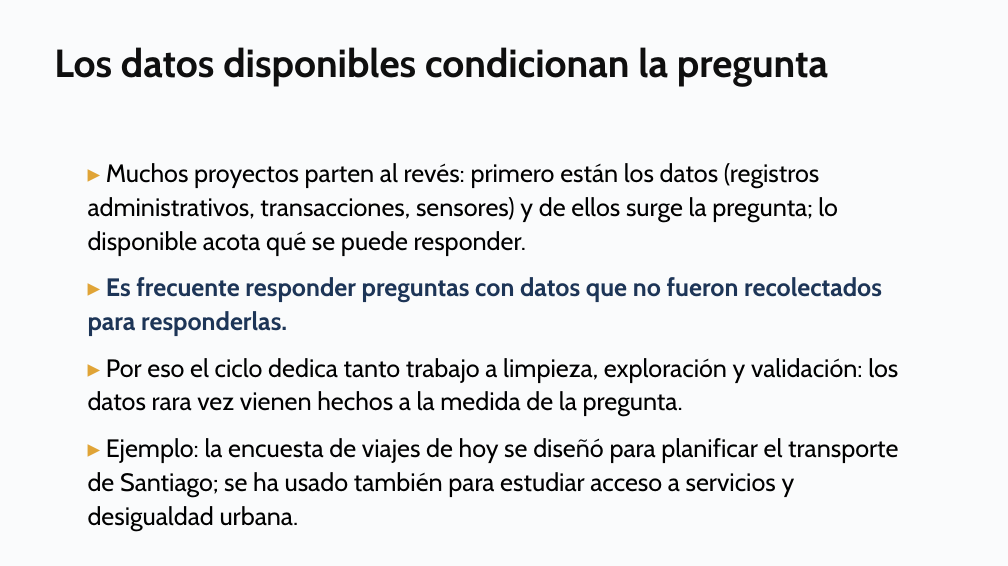
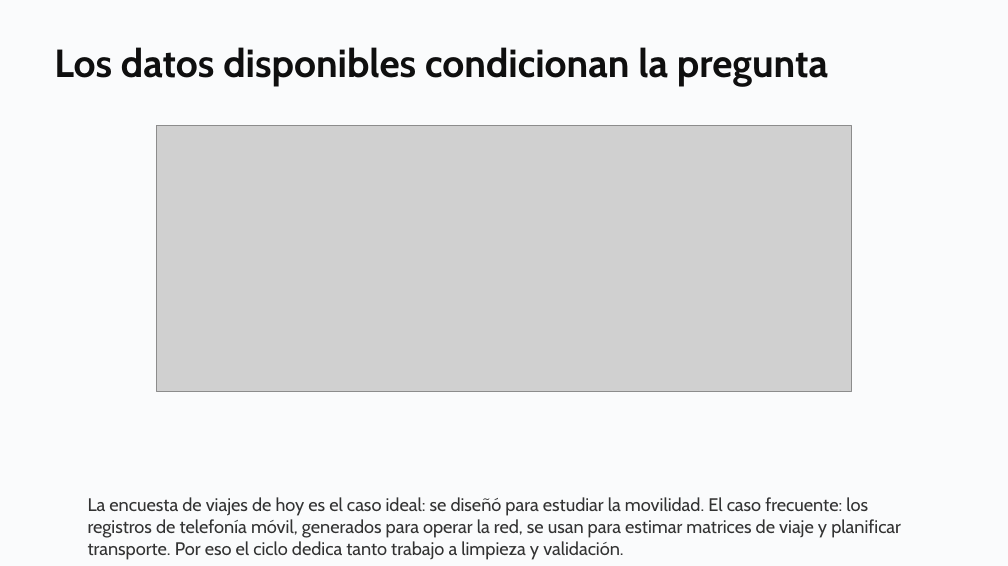
Before and after one commit to daniopitz/diplomado-cdd, a slide deck: slide 9 of presentaciones/clase01_fundamentos_ecosistema.pptx. Drawn at 1008x566 pixels with LibreOffice and Linux fonts; fonts in the diff are those of the drawing; grey boxes stand for pictures. Boxes give left, top, right and bottom in pixels: in the first picture for what was removed or moved away, otherwise in the second. Text is boxed around its words. In the diff, an @@ line names an element or a change of style, - is before the commit and + after.

```diff
--- a/presentaciones/clase01_fundamentos_ecosistema.pptx
+++ b/presentaciones/clase01_fundamentos_ecosistema.pptx
@@ picture added at [156, 126, 852, 392] @@
@@ text removed at [88, 163, 898, 531] @@
-▸ Muchos proyectos parten al revés: primero están los datos (registros administrativos, transacciones, sensores) y de ellos surge la pregunta; lo disponible acota qué se puede responder.
-▸ Es frecuente responder preguntas con datos que no fueron recolectados para responderlas.
-▸ Por eso el ciclo dedica tanto trabajo a limpieza, exploración y validación: los datos rara vez vienen hechos a la medida de la pregunta.
-▸ Ejemplo: la encuesta de viajes de hoy se diseñó para planificar el transporte de Santiago; se ha usado también para estudiar acceso a servicios y desigualdad urbana.
@@ text added at [88, 497, 901, 560], 13 pt, text #333333 @@
+La encuesta de viajes de hoy es el caso ideal: se diseñó para estudiar la movilidad. El caso frecuente: los registros de telefonía móvil, generados para operar la red, se usan para estimar matrices de viaje y planificar transporte. Por eso el ciclo dedica tanto trabajo a limpieza y validación.
```
Also in this commit, not shown: 1 other file.
